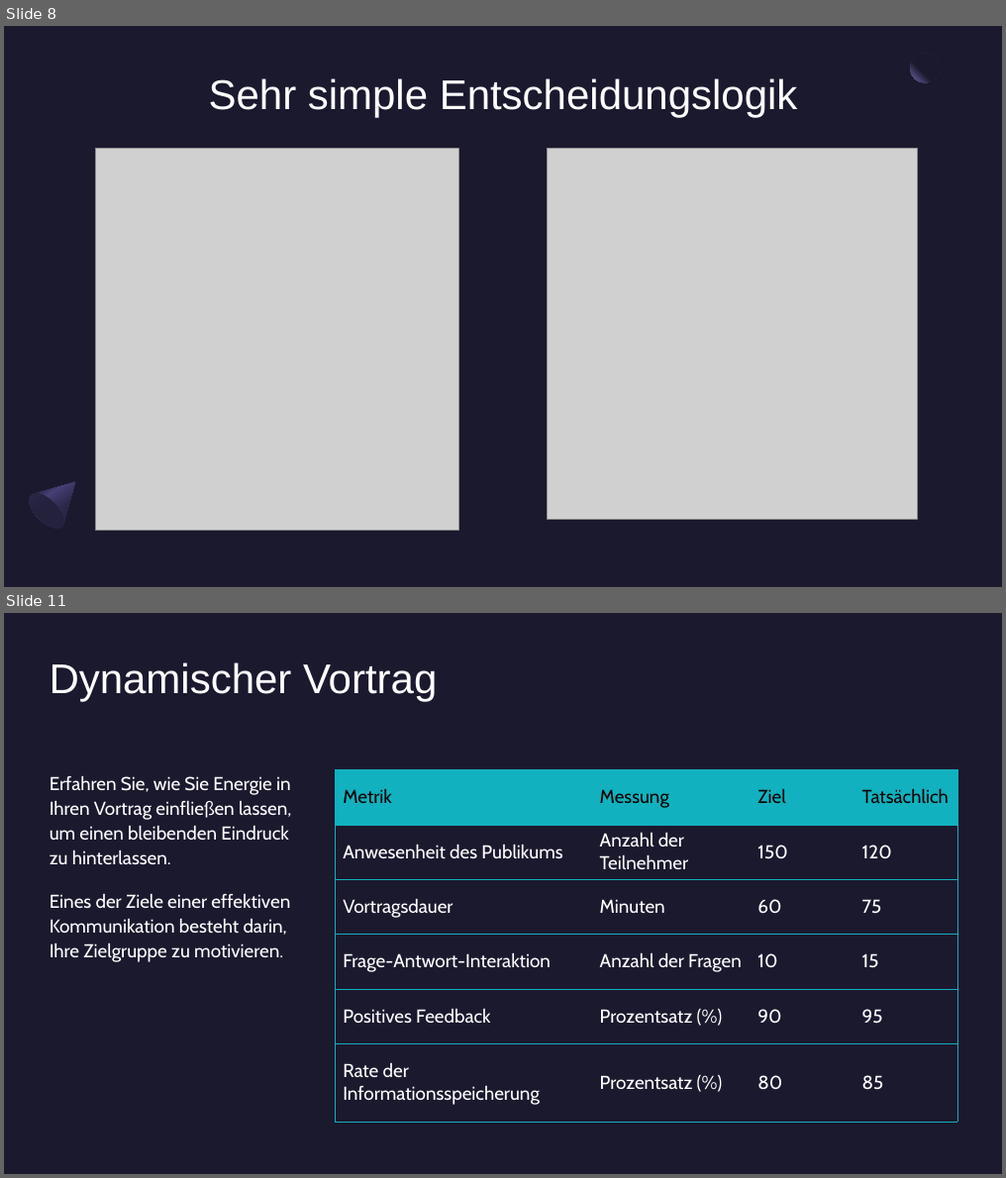
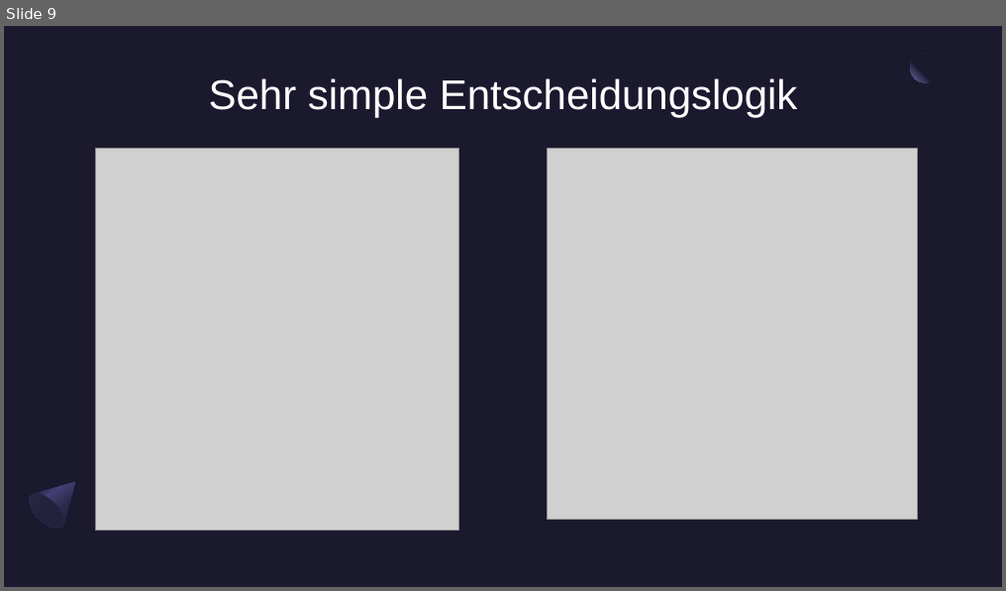
Before and after one commit to kis4-2026ss/projekt-bb-g2-huber-starlinger, a slide deck: docs/KIS-Projekt Präsentation.pptx. Shown one above the other, each under a label of ours: slides 8 and 11 before the commit, slide 9 after it; the slides between them are not shown. The pictures are 1006x1178 and 1006x591 pixels, drawn with LibreOffice and Linux fonts; fonts in the diff are those of the drawing; grey boxes stand for pictures. Boxes give left, top, right and bottom in pixels: in the first picture for what was removed or moved away, otherwise in the second. Text is boxed around its words. In the diff, an @@ line names an element or a change of style, - is before the commit and + after.

```diff
--- a/docs/KIS-Projekt Präsentation.pptx
+++ b/docs/KIS-Projekt Präsentation.pptx
@@ slide 11 removed at (x1=4, y1=613, x2=1002, y2=1174), background #1B192E @@
@@ title removed at (x1=50, y1=663, x2=437, y2=702) @@
-Dynamischer Vortrag
@@ text removed at (x1=50, y1=776, x2=291, y2=962) @@
-Erfahren Sie, wie Sie Energie in Ihren Vortrag einfließen lassen, um einen bleibenden Eindruck zu hinterlassen.
-Eines der Ziele einer effektiven Kommunikation besteht darin, Ihre Zielgruppe zu motivieren.
@@ table removed at (x1=336, y1=770, x2=957, y2=1122), 6 rows, 4 columns @@
-Metrik | Messung | Ziel | Tatsächlich
-Anwesenheit des Publikums | Anzahl der Teilnehmer | 150 | 120
-Vortragsdauer | Minuten | 60 | 75
-Frage-Antwort-Interaktion | Anzahl der Fragen | 10 | 15
-Positives Feedback | Prozentsatz (%) | 90 | 95
-Rate der Informationsspeicherung | Prozentsatz (%) | 80 | 85
@@ what was slide 8 is now slide 9 @@
```
Also in this commit, not shown: 5 slides changed, 4 slides added, 4 other slides removed, 2 other files.
